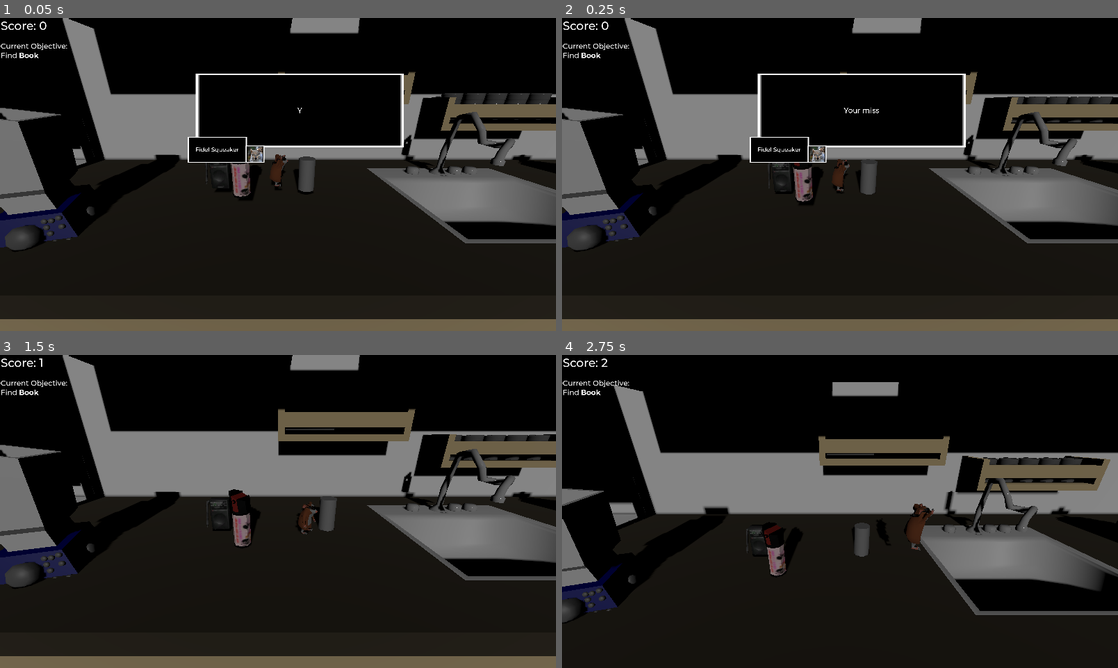
Above: before the commit, frames 1-4 (two rows, left to right).
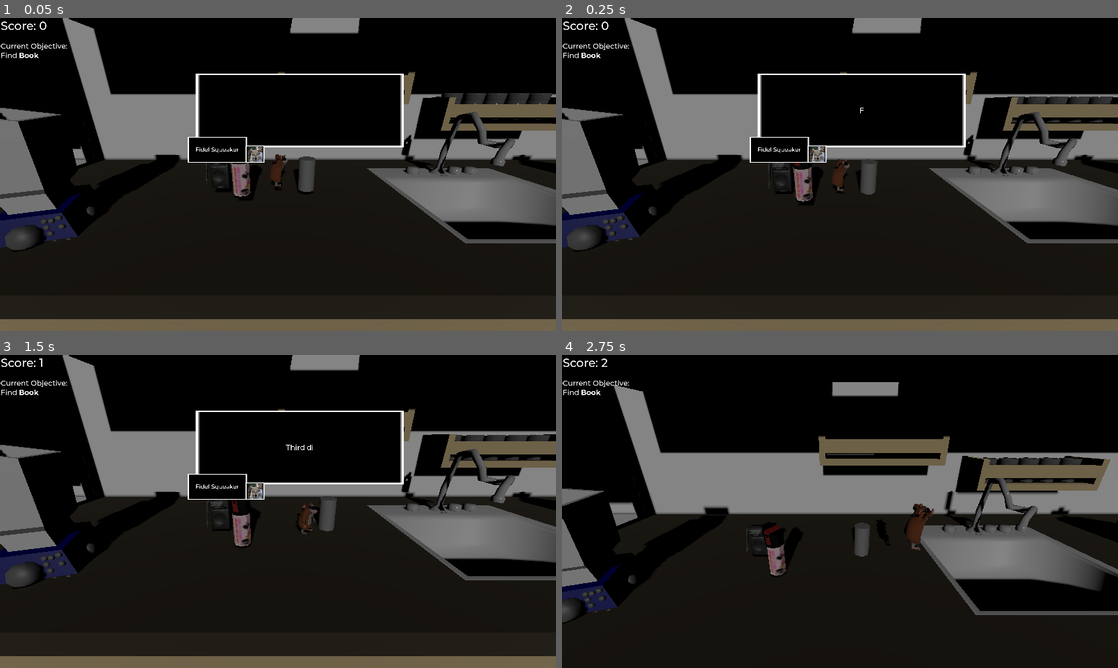
Above: after the commit, the same moments.

Repository: Trikzon/squirreling-away
Game: Godot game, scene res://main.tscn
Same seed, same stepped clock (60 frames per second), same inputs: the game is played once before the commit and once after it.
Inputs:
- Up to frame 1 (0.05 s): no input
- Up to frame 2 (0.25 s): no input
- Up to frame 3 (1.5 s): tap Enter (dialog_forward) at 0.5 s; hold D (player_right) 0.53-1.28 s; tap E (push) at 0.6, 1.35 s; tap Space (jump) at 0.77 s; hold S (player_backward) from 1.28 s (still down)
- Up to frame 4 (2.75 s): tap Space (jump) at 1.52 s; release S (player_backward) at 2.03 s; hold D (player_right) from 2.03 s (still down); tap E (push) at 2.1 s

The runs differ from the first frame. In frame 1, less than 0.1% of the frame differs, in the area x 53-55%, y 28-31%; in frame 2, less than 0.1%; in frame 3, 7.3%, in the area x 33-73%, y 17-47%; in frame 4, nothing differs.

Commit message:
Added Dialog Days

Diff:
--- a/Levels/Lighting/lighting.gd
+++ b/Levels/Lighting/lighting.gd
@@ -8,7 +8,7 @@
 # Called when the node enters the scene tree for the first time.
 func _ready():
     $Control.hide()
-    my_random_number = rng.randi_range(5, 15)
+    my_random_number = rng.randi_range(10, 20)
     $RandomTimer.wait_time=my_random_number
     $RandomTimer.start()
     $Spotlight.hide()
@@ -27,7 +27,7 @@
     $InbetweenTimer.start()
 
 
-    my_random_number = rng.randi_range(5, 15)
+    my_random_number = rng.randi_range(10, 20)
     $RandomTimer.wait_time=my_random_number
     $RandomTimer.start()
 
--- a/UI/dialog.gd
+++ b/UI/dialog.gd
@@ -1,15 +1,20 @@
 extends Control
 var root_node
+var TextArray
+var ArrSize
+var CurrentText
 
 # Called when the node enters the scene tree for the first time.
 func _ready():
     $NinePatchRect4.hide()
     play()
-    $NinePatchRect/BodyText.text = "Your mission today soldier is to hunt down the book we need to learn thier secrets"
     $NinePatchRect2/Speaker.text = "Fidel Squeaker"
     root_node=get_tree().root.get_child(0)
-
-
+    var day=0                                   #THis should be passed in as a varaible
+    TextArray=dialog(day)                       #Pass this the day to load todays dialog
+    ArrSize=TextArray.size()                    #Sets up the data to read through array
+    $NinePatchRect/BodyText.text=TextArray[0]
+    CurrentText=1
 
 # Called every frame. 'delta' is the elapsed time since the previous frame.
 func _process(delta):
@@ -18,7 +23,12 @@
         $NinePatchRect4/ControlAnimation.play("Wiggle")
 
     if Input.is_action_just_pressed("dialog_forward"):
-        hide()
+        if CurrentText==ArrSize:                #If at last element hide the box
+            hide()
+        else:                                   #If not iterate the current text and replay the animation
+            CurrentText+=1
+            play()
+            $NinePatchRect/BodyText.text=TextArray[CurrentText-1]
 
 func play():
     $NinePatchRect/BodyText/TextAnimation.play("Text Animation")
@@ -26,3 +36,9 @@
 
 func _on_text_animation_animation_finished(anim_name):
     $NinePatchRect4.show()
+
+func dialog(day):
+    var array
+    if day==0:
+        array=["First dialog", "Second dialog", "Third dialog"]
+    return array
Not shown, changed: Entities/Player/hamster_walk_2_denmin_fabric_blk.png.import
Not shown, changed: Entities/Player/squirrel_denmin_fabric_blk.png.import
Not shown, changed: Entities/Pushable/meshes/apple.glb.import
Not shown, changed: Entities/Pushable/meshes/blank_can.glb.import
Not shown, changed: Entities/Pushable/meshes/coffee_cup.glb.import
Not shown, changed: Entities/Pushable/meshes/labeled_can.glb.import
Not shown, changed: Entities/Pushable/meshes/matches.glb.import
Not shown, changed: Entities/Pushable/meshes/radio.glb.import
Not shown, changed: Entities/Pushable/meshes/radio_radio.png.import
Not shown, changed: Entities/Pushable/meshes/spray.glb.import
Not shown, changed: Entities/Pushable/meshes/spray_princess_spray.png.import
